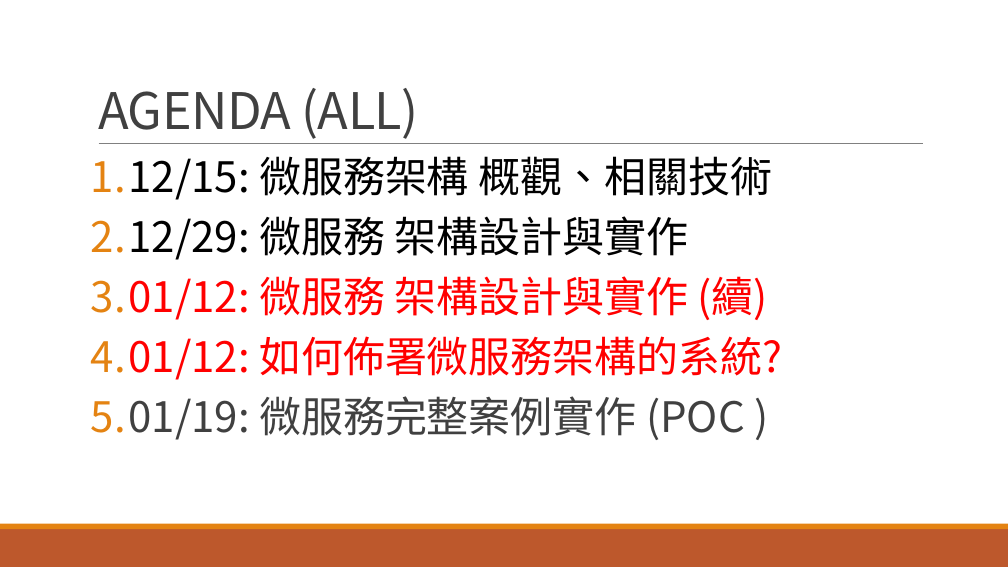
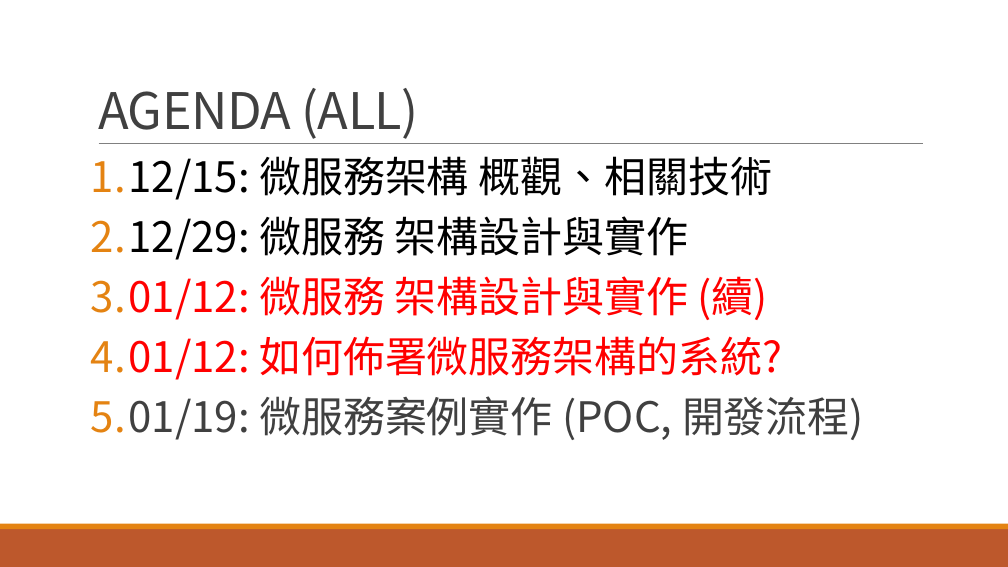
Before and after one commit to andrew0928/Course.Microservices.201612, a slide deck: slide 2 of Session3/M03.pptx. Drawn at 1008x567 pixels with LibreOffice and Linux fonts; fonts in the diff are those of the drawing. Boxes give left, top, right and bottom in pixels: in the first picture for what was removed or moved away, otherwise in the second. Text is boxed around its words. In the diff, an @@ line names an element or a change of style, - is before the commit and + after.

```diff
--- a/Session3/M03.pptx
+++ b/Session3/M03.pptx
@@ text at box(91, 396, 864, 440): text changed @@
-5. 01/19: 微服務完整案例實作 (POC )
+5. 01/19: 微服務案例實作 (POC, 開發流程)
```
Also in this commit, not shown: 4 other slides changed, 4 slides added, 2 slides removed.
